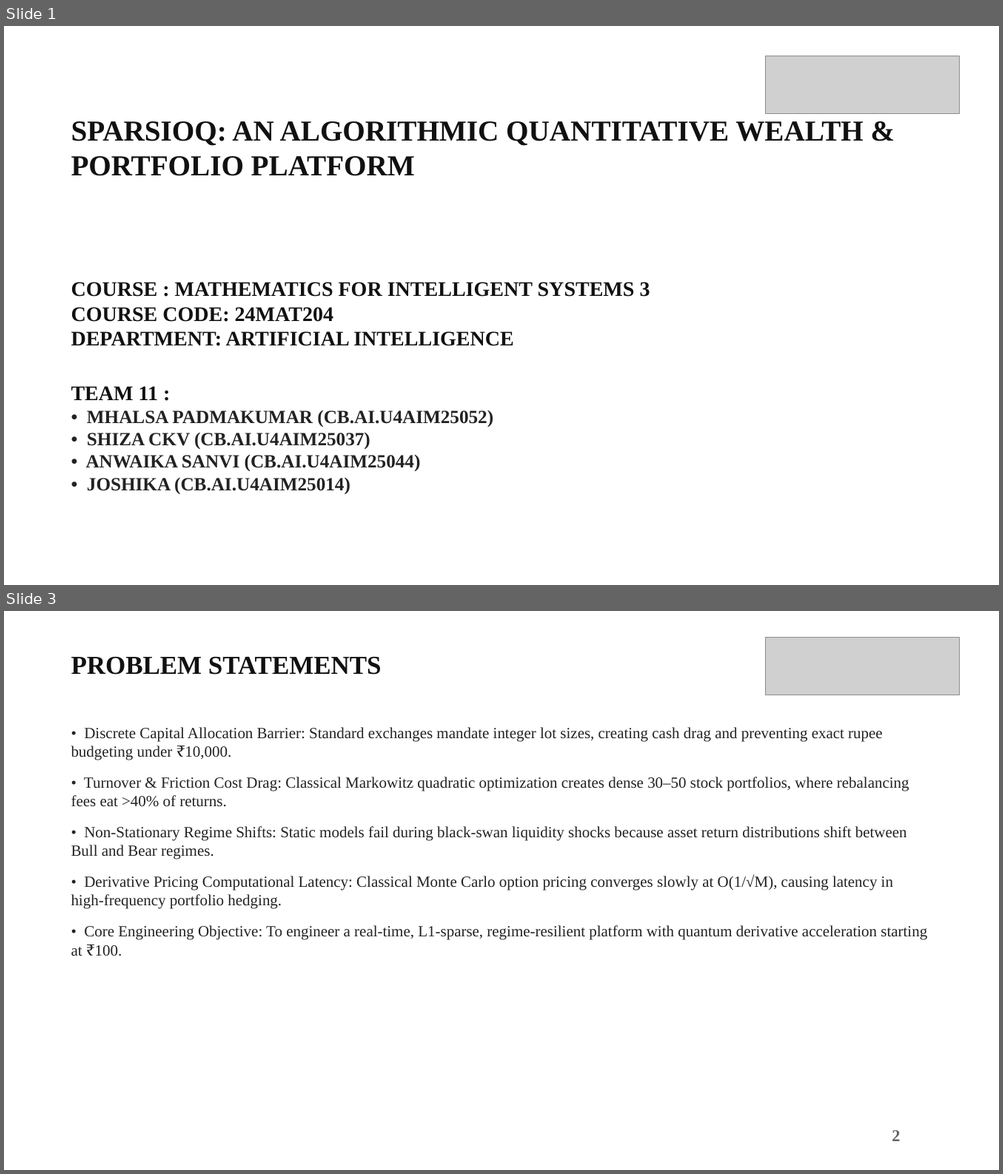
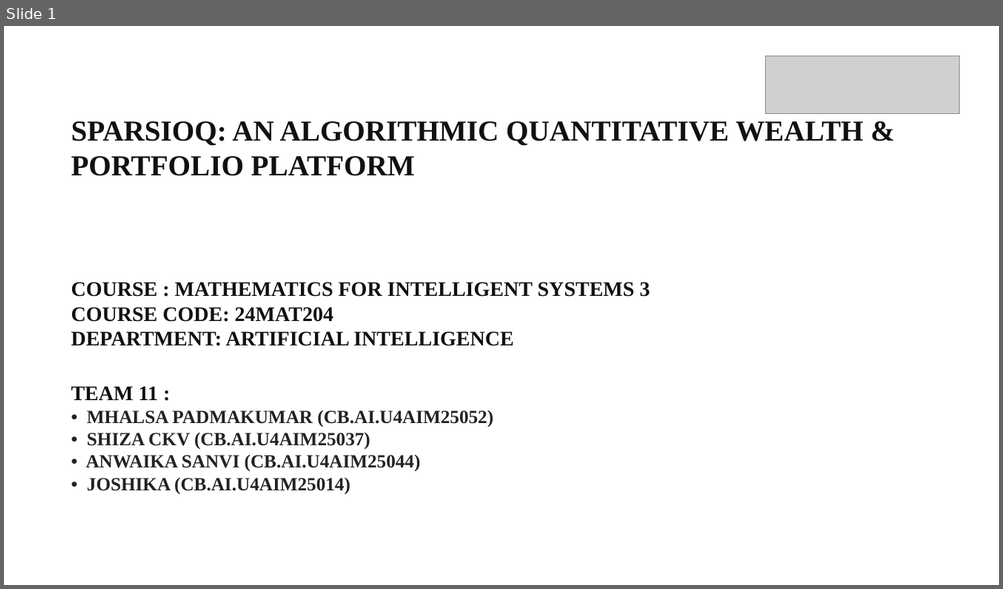
Before and after one commit to mhalsa-aine/SparsioQ-Platform, a slide deck: SparsioQ_Final_Project_Review_Presentation.pptx. Shown one above the other, each under a label of ours: slides 1 and 3 before the commit, slide 1 after it; the slides between them are not shown. The pictures are 1003x1174 and 1003x589 pixels, drawn with LibreOffice and Linux fonts; fonts in the diff are those of the drawing; grey boxes stand for pictures. Boxes give left, top, right and bottom in pixels: in the first picture for what was removed or moved away, otherwise in the second. Text is boxed around its words. In the diff, an @@ line names an element or a change of style, - is before the commit and + after.

```diff
--- a/SparsioQ_Final_Project_Review_Presentation.pptx
+++ b/SparsioQ_Final_Project_Review_Presentation.pptx
@@ slide 3 removed at (x1=4, y1=611, x2=999, y2=1170), background #FFFFFF @@
@@ rectangle removed at (x1=4, y1=611, x2=999, y2=1170) @@
@@ picture removed at (x1=765, y1=637, x2=959, y2=695) @@
@@ text removed at (x1=71, y1=657, x2=381, y2=675) @@
-PROBLEM STATEMENTS
@@ text removed at (x1=71, y1=727, x2=927, y2=957) @@
-• Discrete Capital Allocation Barrier: Standard exchanges mandate integer lot sizes, creating cash drag and preventing exact rupee budgeting under ₹10,000.
-• Turnover & Friction Cost Drag: Classical Markowitz quadratic optimization creates dense 30–50 stock portfolios, where rebalancing fees eat >40% of returns.
-• Non-Stationary Regime Shifts: Static models fail during black-swan liquidity shocks because asset return distributions shift between Bull and Bear regimes.
-• Derivative Pricing Computational Latency: Classical Monte Carlo option pricing converges slowly at O(1/√M), causing latency in high-frequency portfolio hedging.
-• Core Engineering Objective: To engineer a real-time, L1-sparse, regime-resilient platform with quantum derivative acceleration starting at ₹100.
@@ text removed at (x1=891, y1=1130, x2=899, y2=1142) @@
-2
```
Also in this commit, not shown: 9 slides changed, 2 slides added, 2 other slides removed.
